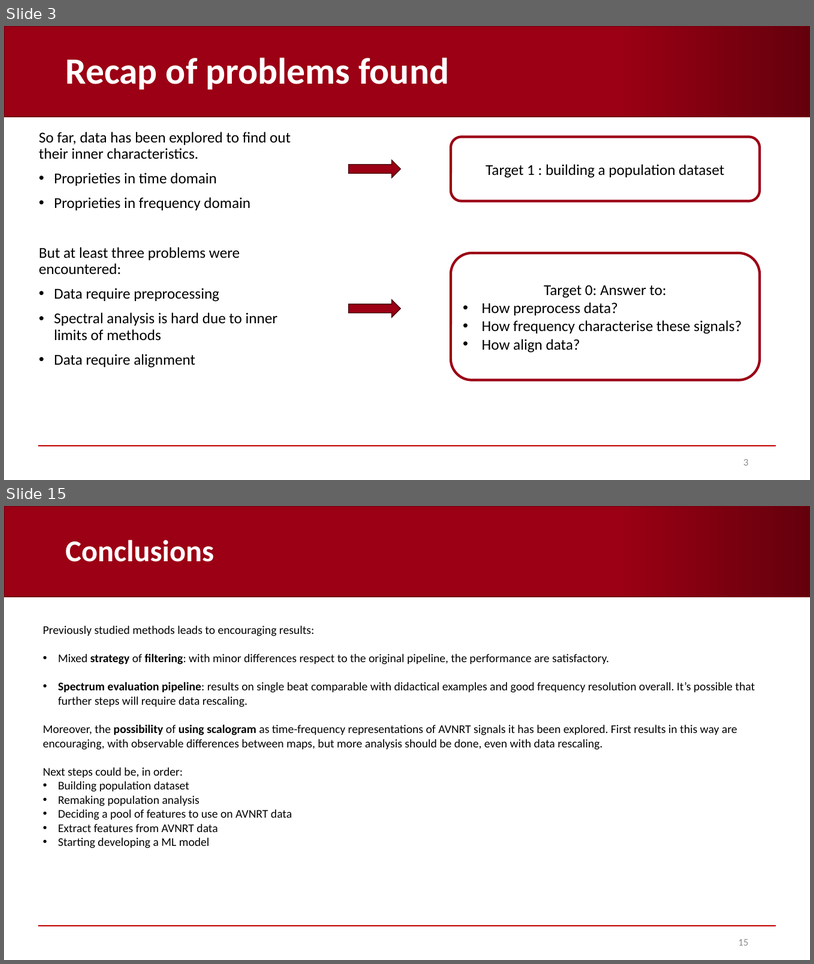
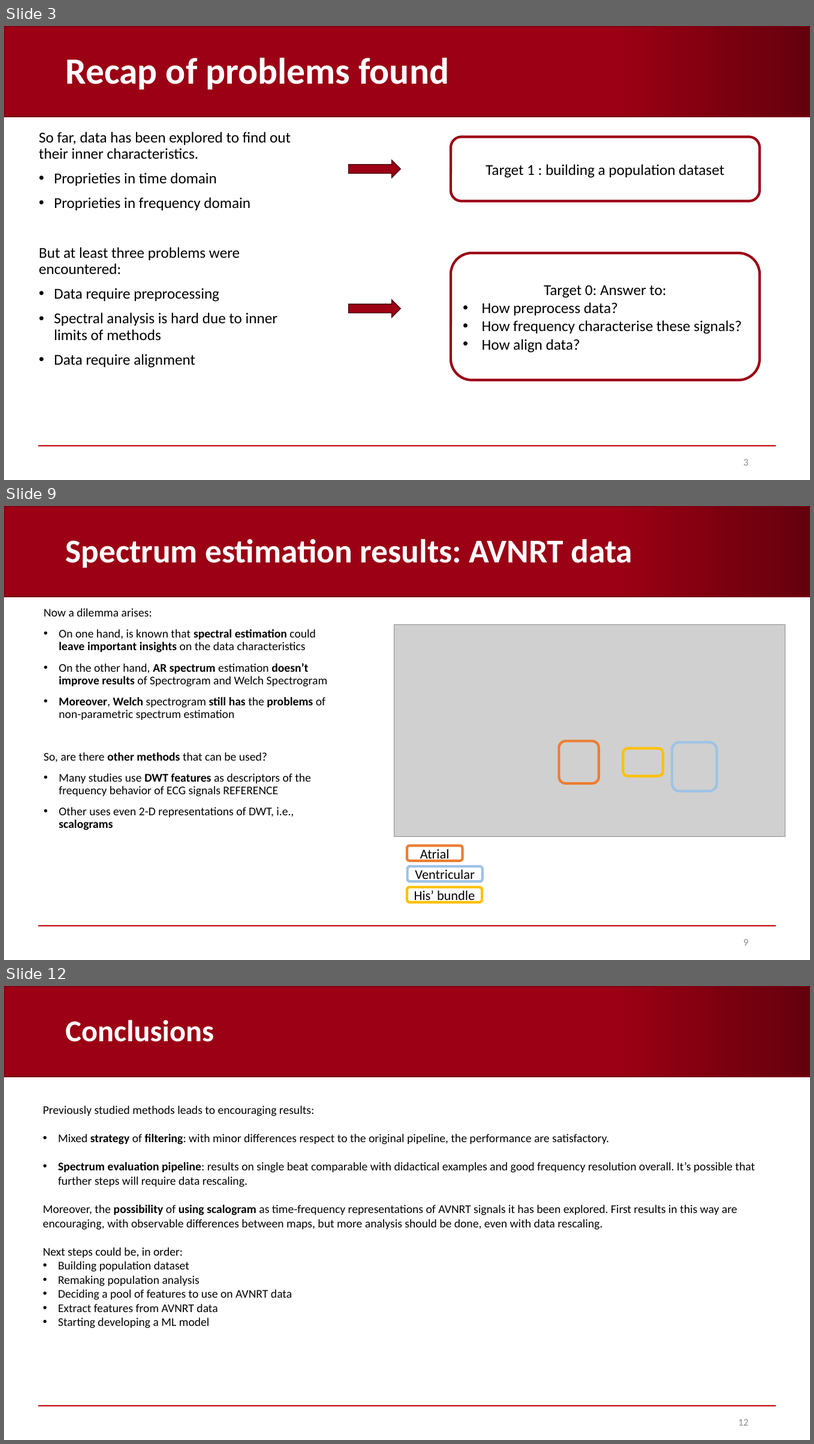
Before and after one commit to AndreaCorrado00/Tesi_magistrale_Corrado_Andrea, a slide deck: Documentation/4. Recap filters-spectrum-alignment .pptx. Shown one above the other, each under a label of ours: slides 3 and 15 before the commit, slides 3, 9 and 12 after it; the slides between them are not shown. The pictures are 814x964 and 814x1444 pixels, drawn with LibreOffice and Linux fonts; fonts in the diff are those of the drawing; grey boxes stand for pictures; background and template pictures are left out. Boxes give left, top, right and bottom in pixels: in the first picture for what was removed or moved away, otherwise in the second. Text is boxed around its words. In the diff, an @@ line names an element or a change of style, - is before the commit and + after.

```diff
--- a/Documentation/4. Recap filters-spectrum-alignment .pptx
+++ b/Documentation/4. Recap filters-spectrum-alignment .pptx
@@ slide 9 added at box(4, 506, 810, 960), background #FFFFFF; not listed: 2 template elements that a slide beside it also shows @@
@@ title added at box(65, 539, 633, 568), 39.6 pt, text #FFFFFF, bold @@
+Spectrum estimation results: AVNRT data
@@ text added at box(44, 608, 328, 830), 14 pt, text #000000 @@
+Now a dilemma arises:
+• On one hand, is known that spectral estimation could leave important insights on the data characteristics
+• On the other hand, AR spectrum estimation doesn’t improve results of Spectrogram and Welch Spectrogram
+• Moreover, Welch spectrogram still has the problems of non-parametric spectrum estimation
+So, are there other methods that can be used?
+• Many studies use DWT features as descriptors of the frequency behavior of ECG signals REFERENCE
+• Other uses even 2-D representations of DWT, i.e., scalograms
@@ group added at box(395, 624, 786, 902): 6 rounded rectangles, 1 picture @@
+Atrial
+Ventricular
+His’ bundle
@@ page number added at box(744, 939, 749, 945), 12 pt, text #8C8C8C @@
+9
@@ what was slide 15 is now slide 12 @@
@@ page number at box(738, 1419, 749, 1425): text changed @@
-15
+12
```
Also in this commit, not shown: 3 slides changed, 4 other slides added, 8 slides removed, 7 other files.
